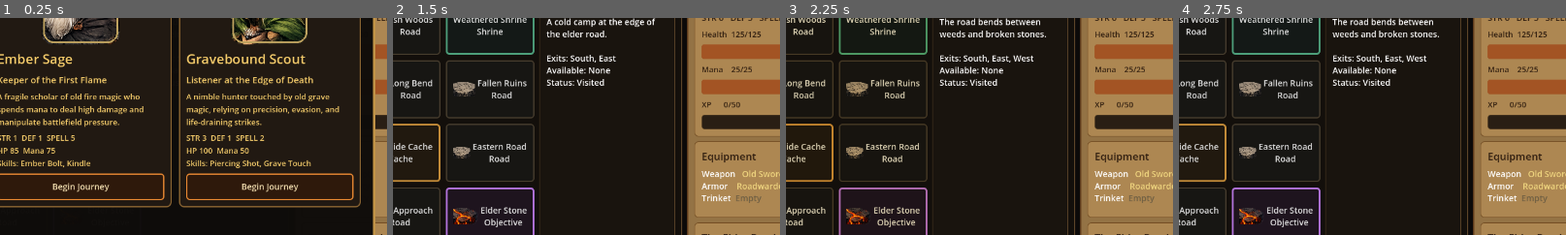
Above: before the commit, frames 1-4 (left to right).
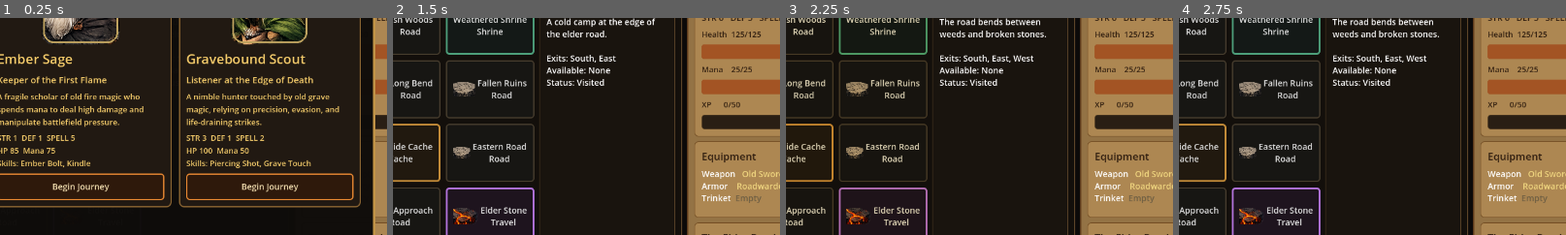
Above: after the commit, the same moments.

Repository: dshills/EldersCourage
Game: Godot game, scene res://scenes/phase3/ElderRoadOutskirts.tscn
Same seed, same stepped clock (60 frames per second), same inputs: the game is played once before the commit and once after it.
Inputs:
- Up to frame 1 (0.25 s): no input
- Up to frame 2 (1.5 s): click "Begin Journey" at 0.5 s; click "YOU Road Camp Road" at 1.25 s
- Up to frame 3 (2.25 s): click "Old Road Road" at 2 s
- Up to frame 4 (2.75 s): no input
The pictures show only the part of the screen within x 39-89%, y 36-86%; the shares and areas given below are measured in that part.

The runs differ from the first frame. In frame 2, 0.2% of the frame differs, in the area x 23-34%, y 92-97%; in frame 3, 0.2%; in frame 4, 0.2%.

Commit message:
Add zone transition flow

Diff:
--- a/game/scripts/phase3/elder_road_outskirts.gd
+++ b/game/scripts/phase3/elder_road_outskirts.gd
@@ -278,8 +278,8 @@
 	bar.add_child(_action_group("Move", _movement_pad()))
 	var location_group := HBoxContainer.new()
 	location_group.add_theme_constant_override("separation", UITheme.BUTTON_GAP)
-	interact_button = _text_button("Open Container", "Open a container on this tile", "secondary")
-	interact_button.pressed.connect(state.open_current_container)
+	interact_button = _text_button("Open Container", "Use the primary action on this tile", "secondary")
+	interact_button.pressed.connect(_interact)
 	location_group.add_child(interact_button)
 	shrine_button = _text_button("Activate Shrine", "Activate a shrine on this tile", "success")
 	shrine_button.pressed.connect(state.activate_current_shrine)
@@ -836,8 +836,8 @@
 	var shrine: Dictionary = vm.get("shrine", {})
 	var attack: Dictionary = vm.get("attack", {})
 	interact_button.disabled = not bool(container.get("enabled", false))
-	interact_button.tooltip_text = "Open the container here." if bool(container.get("enabled", false)) else str(container.get("reason", "No unopened container here."))
-	interact_button.text = "Open Container\nReady" if bool(container.get("enabled", false)) else "Open Container\nNo container"
+	interact_button.tooltip_text = str(container.get("label", "Action")) if bool(container.get("enabled", false)) else str(container.get("reason", "No location action here."))
+	interact_button.text = "%s\n%s" % [container.get("label", "Action"), "Ready" if bool(container.get("enabled", false)) else "Unavailable"]
 	shrine_button.disabled = not bool(shrine.get("enabled", false))
 	shrine_button.tooltip_text = "Activate the shrine here." if bool(shrine.get("enabled", false)) else str(shrine.get("reason", "No unused shrine here."))
 	shrine_button.text = "Activate Shrine\nReady" if bool(shrine.get("enabled", false)) else "Activate Shrine\nNo shrine"
@@ -852,7 +852,9 @@
 
 func _interact() -> void:
 	var tile: Dictionary = state.current_tile()
-	if tile.has("containerId"):
+	if bool(state.can_transition_from_current_tile().get("available", false)):
+		state.transition_from_current_tile()
+	elif tile.has("containerId"):
 		state.open_current_container()
 	elif tile.has("shrineId"):
 		state.activate_current_shrine()
--- a/game/scripts/ui/ui_view_models.gd
+++ b/game/scripts/ui/ui_view_models.gd
@@ -25,8 +25,26 @@
 	var container_available: bool = class_selected and tile.has("containerId") and not bool(game_state.containers_by_id.get(str(tile.get("containerId", "")), {}).get("opened", false))
 	var shrine_available: bool = class_selected and tile.has("shrineId") and not bool(game_state.shrines_by_id.get(str(tile.get("shrineId", "")), {}).get("activated", false))
 	var enemy_available: bool = class_selected and not bool(game_state.defeated) and (not game_state.active_enemy.is_empty() or tile.has("encounterId"))
-	return {
-		"container": { "enabled": container_available, "reason": "" if container_available else "No unopened container here." },
+	var transition: Dictionary = game_state.can_transition_from_current_tile()
+	var primary_label := "Open Container"
+	var primary_enabled := container_available
+	var primary_reason := "" if container_available else "No location action here."
+	if bool(transition.get("available", false)):
+		primary_label = str(transition.get("label", "Travel"))
+		primary_enabled = bool(transition.get("enabled", false))
+		primary_reason = str(transition.get("reason", "The path is blocked."))
+	elif container_available:
+		primary_label = "Open Container"
+	elif tile.has("hazardId"):
+		primary_label = "Inspect Hazard"
+		primary_enabled = true
+		primary_reason = ""
+	elif str(tile.get("kind", "")) == "cairn":
+		primary_label = "Investigate Cairn"
+		primary_enabled = true
+		primary_reason = ""
+	return {
+		"container": { "enabled": primary_enabled, "reason": primary_reason, "label": primary_label },
 		"shrine": { "enabled": shrine_available, "reason": "" if shrine_available else "No unused shrine here." },
 		"attack": { "enabled": enemy_available, "reason": "" if enemy_available else "No active enemy target." },
 		"restartVisible": bool(game_state.defeated) or bool(game_state.zone.get("completed", false)),
@@ -140,6 +158,12 @@
 		actions.append("Shrine spent" if bool(shrine.get("activated", false)) else "Activate Shrine")
 	if tile.has("encounterId") and not game_state.completed_encounters.has(str(tile["encounterId"])):
 		actions.append("Enemy nearby")
+	if bool(game_state.can_transition_from_current_tile().get("available", false)):
+		actions.append(str(game_state.can_transition_from_current_tile().get("label", "Travel")))
+	if tile.has("hazardId"):
+		actions.append("Hazard")
+	if str(tile.get("kind", "")) == "cairn":
+		actions.append("Investigate Cairn")
 	if str(tile.get("kind", "")) == "elder_stone":
 		actions.append("Quest objective")
 	return actions
@@ -155,11 +179,19 @@
 			return "The shrine is quiet now, its old light spent."
 	if tile.has("encounterId") and game_state.completed_encounters.has(str(tile["encounterId"])):
 		return "The road is still scarred by combat, but the threat has ended."
+	if tile.has("hazardId") and game_state.completed_hazards.has(str(tile["hazardId"])):
+		return "The danger here has already spent itself."
 	return str(tile.get("description", "The Elder Road waits in ash and old stone."))
 
 static func _tile_marker(game_state, tile: Dictionary) -> String:
 	if tile.has("encounterId") and not game_state.completed_encounters.has(str(tile["encounterId"])):
 		return "Enemy"
+	if tile.has("hazardId"):
+		return "Cleared Hazard" if game_state.completed_hazards.has(str(tile["hazardId"])) else "Hazard"
+	if tile.has("transition"):
+		return "Travel"
+	if str(tile.get("kind", "")) == "cairn":
+		return "Lore"
 	if tile.has("containerId"):
 		var container: Dictionary = game_state.containers_by_id.get(str(tile["containerId"]), {})
 		return "Opened Cache" if bool(container.get("opened", false)) else "Cache"
@@ -173,6 +205,8 @@
 static func _tile_status(game_state, tile: Dictionary) -> String:
 	if tile.has("encounterId") and game_state.completed_encounters.has(str(tile["encounterId"])):
 		return "Cleared"
+	if tile.has("hazardId"):
+		return "Cleared" if game_state.completed_hazards.has(str(tile["hazardId"])) else "Danger"
 	if tile.has("containerId"):
 		var container: Dictionary = game_state.containers_by_id.get(str(tile["containerId"]), {})
 		return "Opened" if bool(container.get("opened", false)) else "Unopened"
